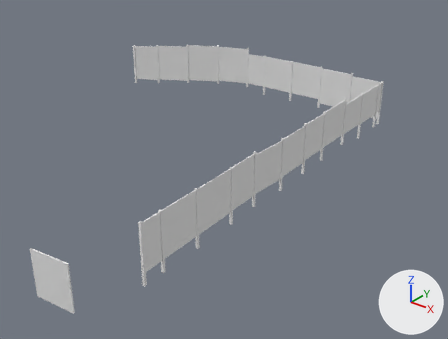
A saved change to the glTF model na-project-portal/26-Projects/SK02__AscottGardens/30__TrueVision__AppContent/DesignPhase01__ConceptDesign__Scheme-01/SK02__TrueVision__SiteBoundaries__MeshModel__.glb.
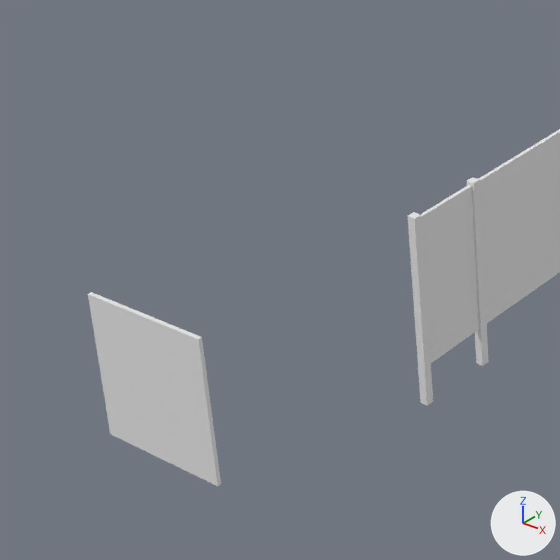
Old and new are each drawn whole from a 50 mm lens placed at (35.69, 2.79, 11.62), pointed at (19.02, 23.63, -1.3) and again close up on the part from 0% to 42% of the width and 44% to 100% of the height. The axes (+X, +Y, +Z) are drawn at lower right. The lights are the same throughout. The first two pictures are the older version. Vertices at exactly the same position are counted once.

In view in the first close-up: '08__Site__Boundaries::Default', 'Post__E10_ID35882788', 'Post__E11_ID35882789'.
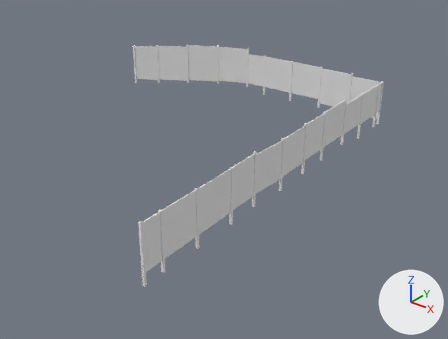
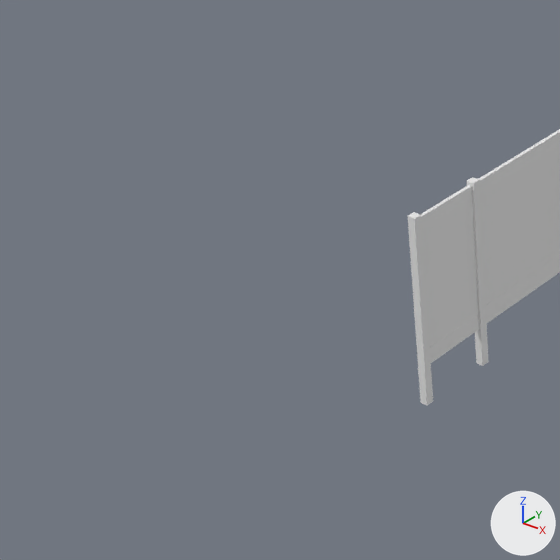
Pixel boxes (x1, y1, x2, y2) of what changed, in the close-ups (560 x 560 px):
'08__Site__Boundaries::Default', reshaped: before (88, 129, 560, 486); after (420, 129, 560, 363)
part 1 of me_mesh_0_08__site__boundaries__default, deleted: before (88, 292, 221, 486)

The change in detail:
me_mesh_0_08__site__boundaries__default is used by ob_08__site__boundaries__default; location (0.0, 0.0, 0.0).
me_mesh_0_08__site__boundaries__default had 328 vertices, 492 faces and spanned x 7.6..23.3, y 11.2..32.5, z -0.6..1.9.
me_mesh_0_08__site__boundaries__default now has 320 vertices, 480 faces and spans x 7.6..23.3, y 14.2..32.5, z -0.6..1.9.
me_mesh_0_08__site__boundaries__default part 1: the loose piece of 8 vertices spanning x 21.7..23.2, y 11.2..11.4, z -0.1..1.7 is deleted.
